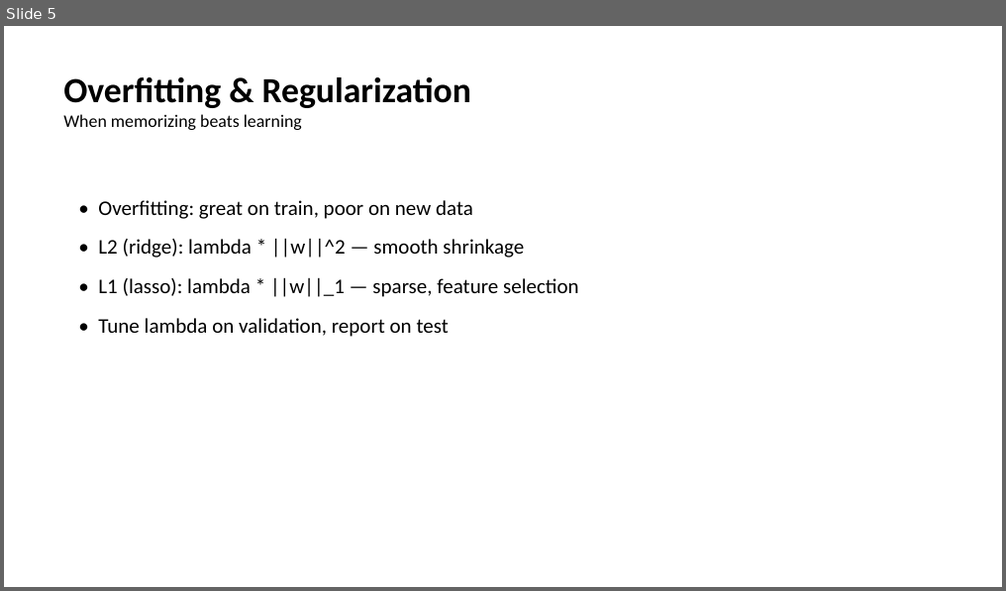
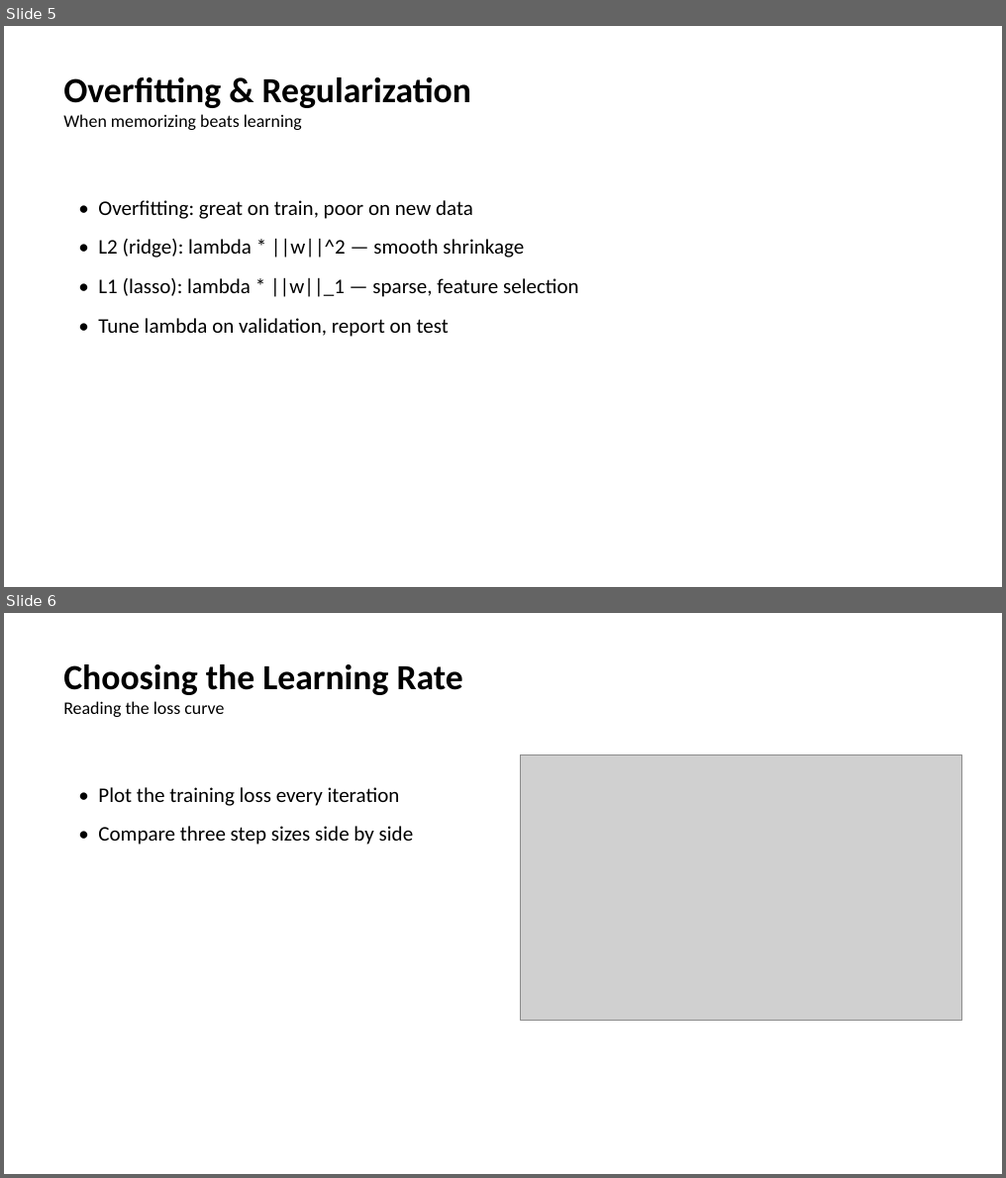
Before and after one commit to navaneethakrishnanms/Multimodal-AiHack-Adaptive_Companion_MultiAgent, a slide deck: data/sample_courses/ml/lecture_slides.pptx. Shown one above the other, each under a label of ours: slide 5 before the commit, slides 5 and 6 after it. The pictures are 1006x591 and 1006x1178 pixels, drawn with LibreOffice and Linux fonts; fonts in the diff are those of the drawing; grey boxes stand for pictures. Boxes give left, top, right and bottom in pixels: in the first picture for what was removed or moved away, otherwise in the second. Text is boxed around its words. In the diff, an @@ line names an element or a change of style, - is before the commit and + after.

```diff
--- a/data/sample_courses/ml/lecture_slides.pptx
+++ b/data/sample_courses/ml/lecture_slides.pptx
@@ slide 6 added at [4, 613, 1002, 1174], background #FFFFFF @@
@@ text added at [63, 664, 463, 717], 34 pt, text #000000, bold @@
+Choosing the Learning Rate
+Reading the loss curve
@@ picture added at [521, 756, 962, 1020] @@
@@ text added at [98, 787, 414, 845], 20 pt, text #000000 @@
+• Plot the training loss every iteration
+• Compare three step sizes side by side
```
Also in this commit, not shown: 16 other files.
